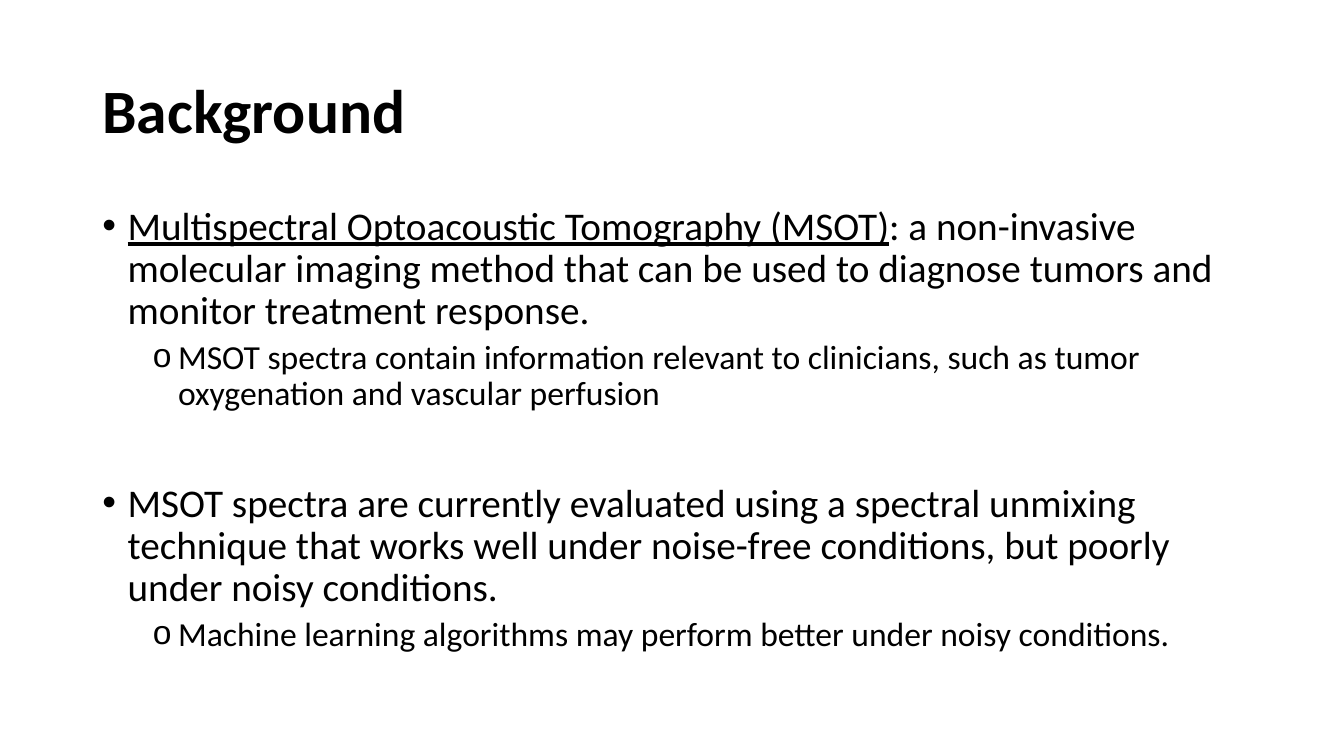
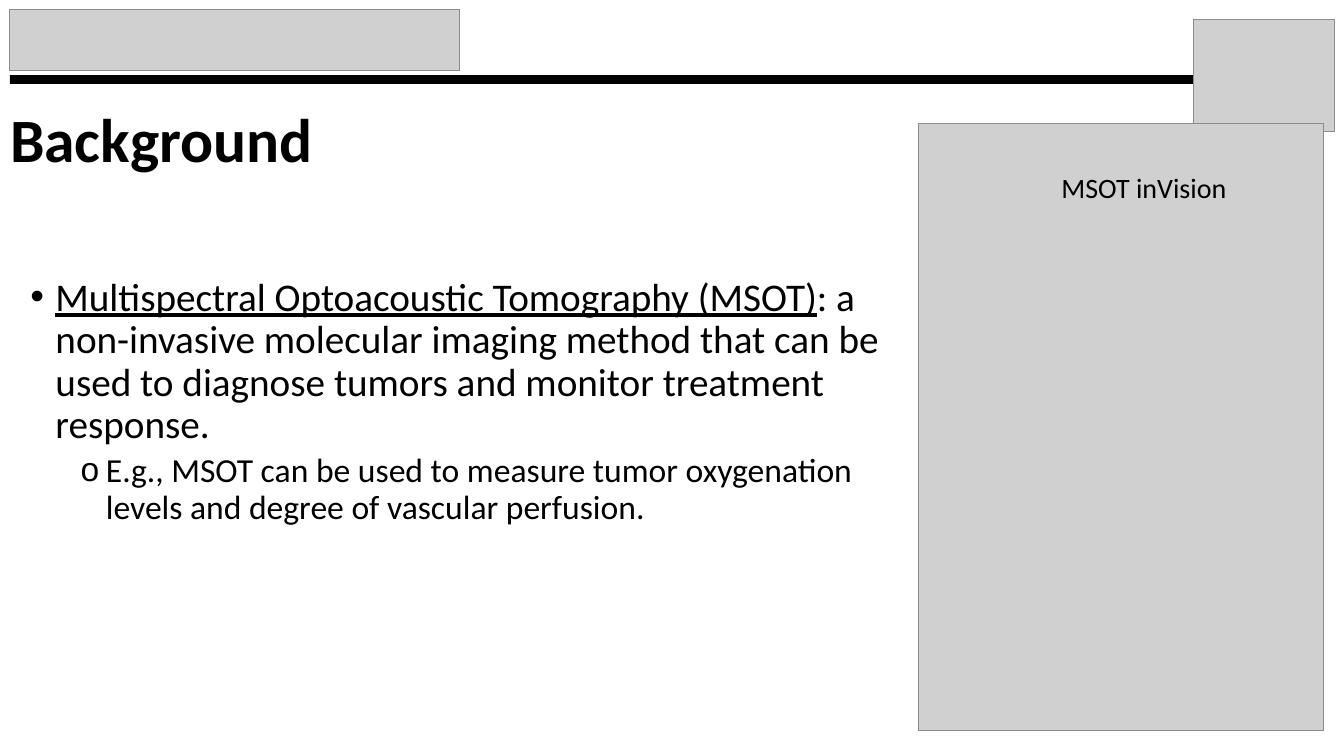
Before and after one commit to kylemjonesislanders/md-anderson, a slide deck: slide 2 of spectral-unmixing/ppt_presentations/midterm_project_report.pptx. Drawn at 1344x756 pixels with LibreOffice and Linux fonts; fonts in the diff are those of the drawing; grey boxes stand for pictures. Boxes give left, top, right and bottom in pixels: in the first picture for what was removed or moved away, otherwise in the second. Text is boxed around its words. In the diff, an @@ line names an element or a change of style, - is before the commit and + after.

```diff
--- a/spectral-unmixing/ppt_presentations/midterm_project_report.pptx
+++ b/spectral-unmixing/ppt_presentations/midterm_project_report.pptx
@@ picture added at box(10, 9, 460, 71) @@
@@ picture added at box(1194, 20, 1335, 131) @@
@@ title "Background": place and size @@
-title "Background" at box(102, 89, 405, 144)
+title "Background" at box(10, 118, 313, 173)
@@ rectangle added at box(10, 76, 1272, 85), fill #000000 @@
@@ picture added at box(919, 123, 1324, 731) @@
@@ text added at box(1061, 178, 1226, 198), 20 pt, text #000000 @@
+MSOT inVision
@@ text "Multispectral Optoacoustic Tomography (MSOT): a ...": place and size @@
-text "Multispectral Optoacoustic Tomography (MSOT): a ..." at box(128, 211, 1213, 652)
+text "Multispectral Optoacoustic Tomography (MSOT): a ..." at box(55, 282, 879, 525)
@@ text at box(106, 458, 852, 525): text changed @@
-  o MSOT spectra contain information relevant to clinicians, such as tumor oxygenation and vascular perfusion
-• MSOT spectra are currently evaluated using a spectral unmixing technique that works well under noise-free conditions, but poorly under noisy conditions.
-  o Machine learning algorithms may perform better under noisy conditions.
+  o E.g., MSOT can be used to measure tumor oxygenation levels and degree of vascular perfusion.
```
Also in this commit, not shown: 9 other slides changed, 3 slides added, 1 other file.
